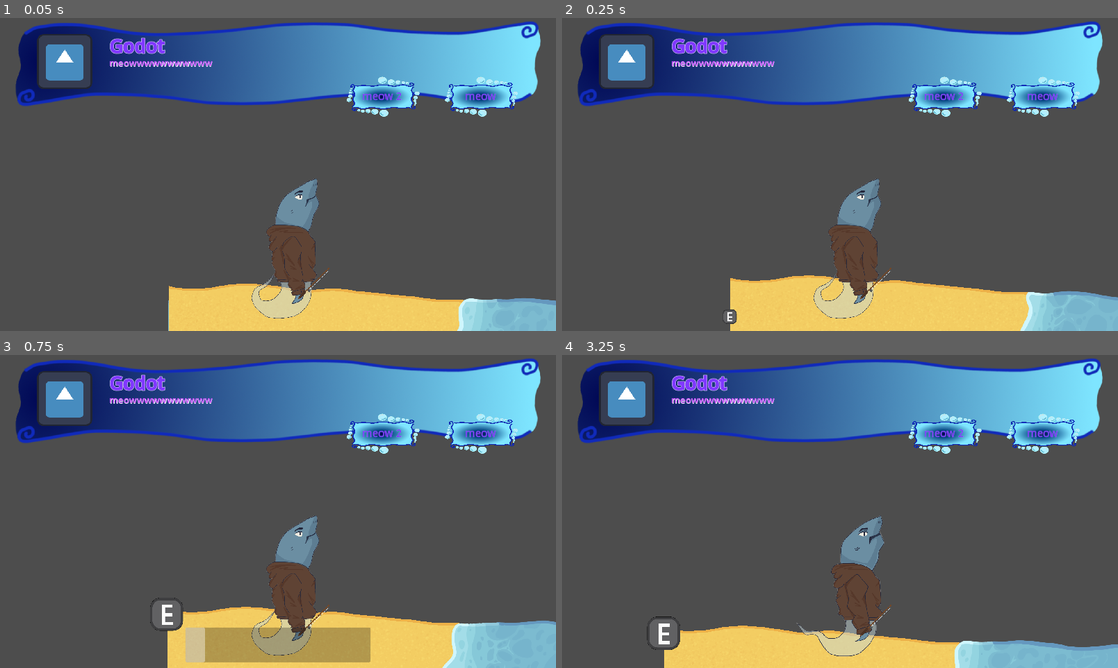
Above: before the commit, frames 1-4 (two rows, left to right).
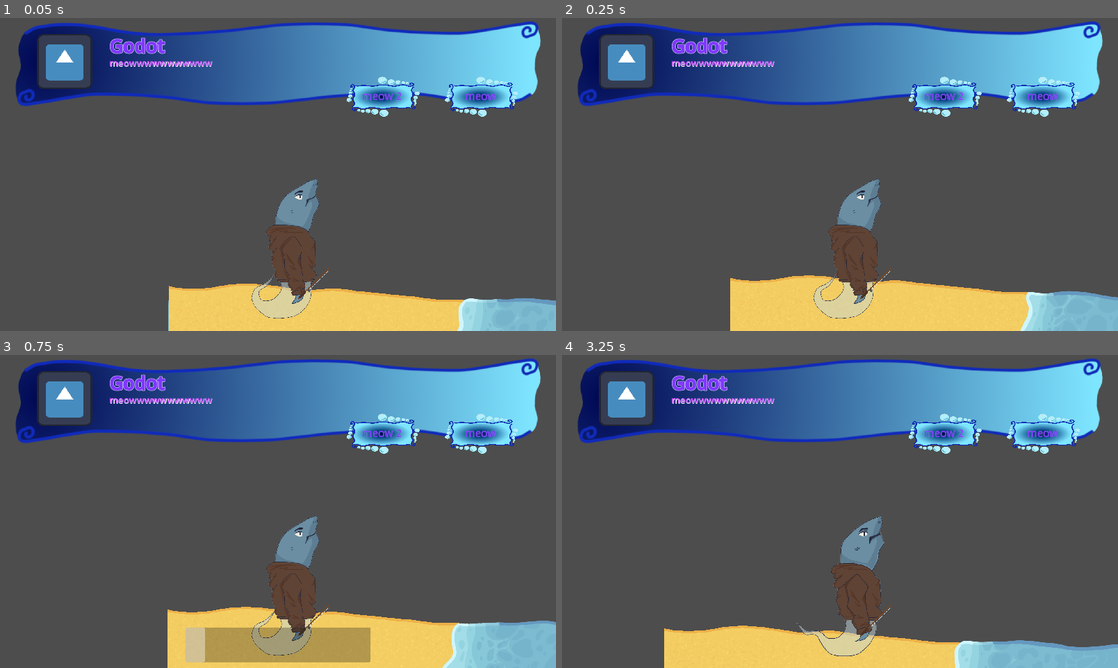
Above: after the commit, the same moments.

Repository: oDevvEn/Bubbles
Game: Godot game, scene res://scenes/main.tscn
Same seed, same stepped clock (60 frames per second), same inputs: the game is played once before the commit and once after it. The engine's default icon, where the game draws it, is replaced by a stand-in: a white triangle on a blue panel in a dark square.
Inputs:
- Up to frame 1 (0.05 s): no input
- Up to frame 2 (0.25 s): no input
- Up to frame 3 (0.75 s): hold D (moveRight) from 0.53 s (still down); hold E (interact) from 0.53 s (still down)
- Up to frame 4 (3.25 s): tap Space (jump) at 0.77, 1.52, 3.02 s; release E (interact) at 1.28 s; tap E (interact) at 1.35, 2.85 s; release D (moveRight) at 2.03 s; hold A (moveLeft) 2.03-2.78 s; hold E (interact) 2.03-2.78 s; hold D (moveRight) from 2.78 s (still down)

Frame 1 is identical in both runs. In frame 2, less than 0.1% of the frame differs, in the area x 29-32%, y 93-98%; in frame 3, 0.2%; in frame 4, 0.3%, in the area x 15-22%, y 83-95%.

Commit message:
Add files via upload

Diff:
--- a/Bubbles/scenes/interactiveUI.tscn
+++ b/Bubbles/scenes/interactiveUI.tscn
@@ -1,41 +1,68 @@
-[gd_scene load_steps=6 format=3 uid="uid://dqxtodwgalhye"]
+[gd_scene load_steps=7 format=3 uid="uid://dqxtodwgalhye"]
 
-[ext_resource type="Texture2D" uid="uid://c1puhjkrumit7" path="res://assets/Ekeyboard.png" id="1_6ftt0"]
 [ext_resource type="Script" path="res://scripts/interactive_ui.gd" id="1_tl0u1"]
+[ext_resource type="Texture2D" uid="uid://c1puhjkrumit7" path="res://assets/Ekeyboard.png" id="2_a8xgs"]
 
-[sub_resource type="Animation" id="Animation_upa6h"]
-resource_name = "interactiveUI"
+[sub_resource type="Animation" id="Animation_p55vy"]
+resource_name = "interactiveUIopen"
 tracks/0/type = "value"
 tracks/0/imported = false
 tracks/0/enabled = true
-tracks/0/path = NodePath("AnimationPlayer/E:position")
+tracks/0/path = NodePath("AnimationPlayer/Sprite2D:offset")
 tracks/0/interp = 1
 tracks/0/loop_wrap = true
 tracks/0/keys = {
 "times": PackedFloat32Array(0, 0.5),
 "transitions": PackedFloat32Array(1, 1),
 "update": 0,
-"values": [Vector2(0, 0), Vector2(0, -200)]
+"values": [Vector2(0, 0), Vector2(0, -750)]
 }
 tracks/1/type = "value"
 tracks/1/imported = false
 tracks/1/enabled = true
-tracks/1/path = NodePath("AnimationPlayer/E:scale")
+tracks/1/path = NodePath("AnimationPlayer/Sprite2D:scale")
 tracks/1/interp = 1
 tracks/1/loop_wrap = true
 tracks/1/keys = {
 "times": PackedFloat32Array(0, 0.5),
 "transitions": PackedFloat32Array(1, 1),
 "update": 0,
-"values": [Vector2(1e-05, 1e-05), Vector2(0.5, 0.5)]
+"values": [Vector2(1e-05, 1e-05), Vector2(0.6, 0.6)]
 }
 
-[sub_resource type="Animation" id="Animation_bl4yj"]
+[sub_resource type="Animation" id="Animation_j03fv"]
+resource_name = "interactiveUIclose"
+tracks/0/type = "value"
+tracks/0/imported = false
+tracks/0/enabled = true
+tracks/0/path = NodePath("AnimationPlayer/Sprite2D:offset")
+tracks/0/interp = 1
+tracks/0/loop_wrap = true
+tracks/0/keys = {
+"times": PackedFloat32Array(0, 0.5),
+"transitions": PackedFloat32Array(1, 1),
+"update": 0,
+"values": [Vector2(0, -750), Vector2(0, -750)]
+}
+tracks/1/type = "value"
+tracks/1/imported = false
+tracks/1/enabled = true
+tracks/1/path = NodePath("AnimationPlayer/Sprite2D:scale")
+tracks/1/interp = 1
+tracks/1/loop_wrap = true
+tracks/1/keys = {
+"times": PackedFloat32Array(0, 0.5),
+"transitions": PackedFloat32Array(1, 1),
+"update": 0,
+"values": [Vector2(0.75, 0.75), Vector2(1e-05, 1e-05)]
+}
+
+[sub_resource type="Animation" id="Animation_fwgad"]
 length = 0.001
 tracks/0/type = "value"
 tracks/0/imported = false
 tracks/0/enabled = true
-tracks/0/path = NodePath("AnimationPlayer/E:position")
+tracks/0/path = NodePath("AnimationPlayer/Sprite2D:offset")
 tracks/0/interp = 1
 tracks/0/loop_wrap = true
 tracks/0/keys = {
@@ -47,7 +74,7 @@
 tracks/1/type = "value"
 tracks/1/imported = false
 tracks/1/enabled = true
-tracks/1/path = NodePath("AnimationPlayer/E:scale")
+tracks/1/path = NodePath("AnimationPlayer/Sprite2D:scale")
 tracks/1/interp = 1
 tracks/1/loop_wrap = true
 tracks/1/keys = {
@@ -57,10 +84,11 @@
 "values": [Vector2(1e-05, 1e-05)]
 }
 
-[sub_resource type="AnimationLibrary" id="AnimationLibrary_23caf"]
+[sub_resource type="AnimationLibrary" id="AnimationLibrary_fqfym"]
 _data = {
-"RESET": SubResource("Animation_bl4yj"),
-"interactiveUI": SubResource("Animation_upa6h")
+"RESET": SubResource("Animation_fwgad"),
+"interactiveUIclose": SubResource("Animation_j03fv"),
+"interactiveUIopen": SubResource("Animation_p55vy")
 }
 
 [node name="interactiveUI" type="Area2D"]
@@ -68,11 +96,12 @@
 
 [node name="AnimationPlayer" type="AnimationPlayer" parent="."]
 libraries = {
-"": SubResource("AnimationLibrary_23caf")
+"": SubResource("AnimationLibrary_fqfym")
 }
 
-[node name="E" type="Sprite2D" parent="AnimationPlayer"]
+[node name="Sprite2D" type="Sprite2D" parent="AnimationPlayer"]
 scale = Vector2(1e-05, 1e-05)
-texture = ExtResource("1_6ftt0")
+texture = ExtResource("2_a8xgs")
 
 [connection signal="body_entered" from="." to="." method="_on_body_entered"]
+[connection signal="body_exited" from="." to="." method="_on_body_exited"]
Not shown: 1 places in Bubbles/scenes/menu.tscn that only renumber resources
